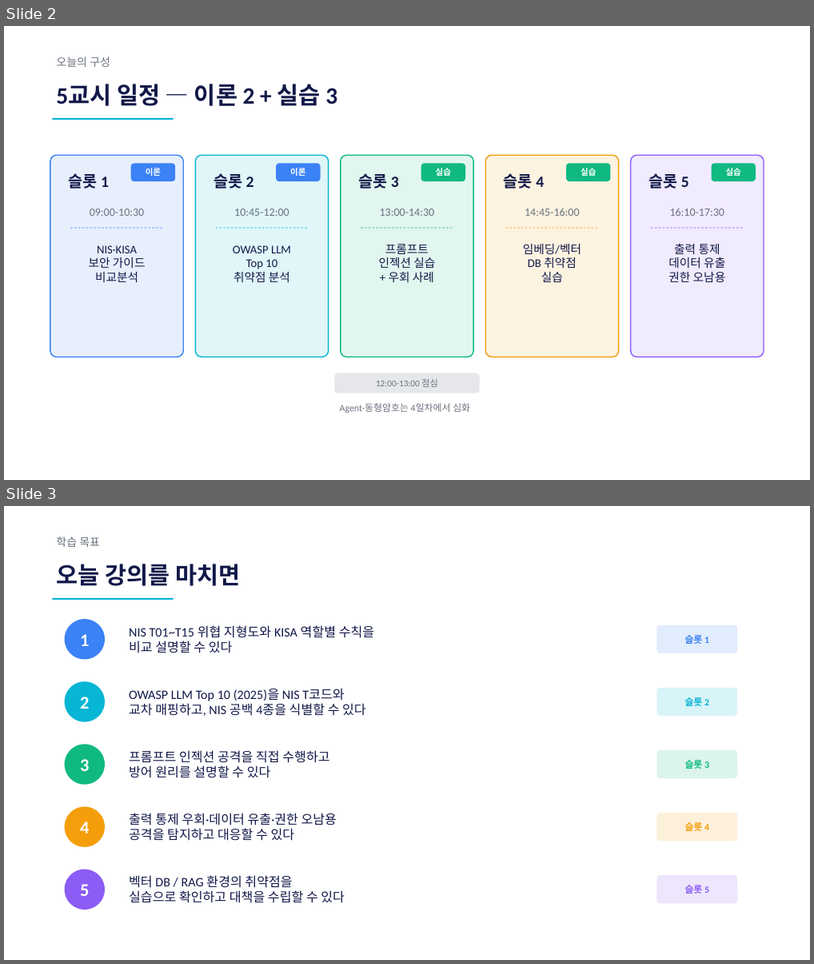
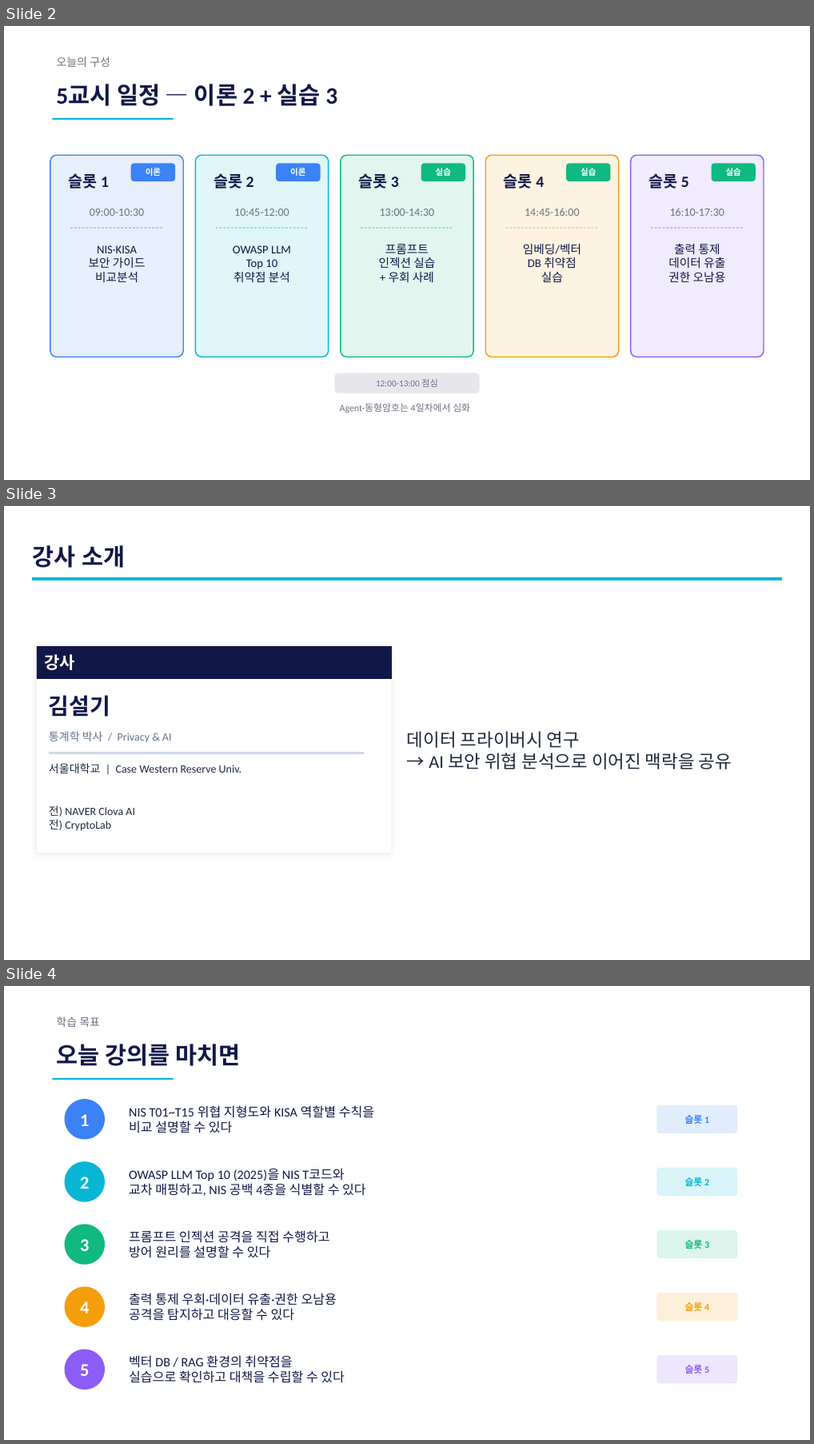
Before and after one commit to sulgik/security-workshop, a slide deck: ws01/class/3일차_1.pptx. Shown one above the other, each under a label of ours: slides 2 and 3 before the commit, slides 2, 3 and 4 after it. The pictures are 814x964 and 814x1444 pixels, drawn with LibreOffice and Linux fonts; fonts in the diff are those of the drawing. Boxes give left, top, right and bottom in pixels: in the first picture for what was removed or moved away, otherwise in the second. Text is boxed around its words. In the diff, an @@ line names an element or a change of style, - is before the commit and + after.

```diff
--- a/ws01/class/3일차_1.pptx
+++ b/ws01/class/3일차_1.pptx
@@ slide 3 added at bbox=[4, 506, 810, 960], background #FFFFFF @@
@@ text added at bbox=[32, 545, 126, 568], 42 pt, text #111848, bold @@
+강사 소개
@@ rectangle added at bbox=[32, 577, 782, 580], fill #06B6D4, outline #06B6D4 1 pt @@
@@ rectangle added at bbox=[37, 646, 391, 852], fill #FFFFFF @@
@@ rectangle added at bbox=[37, 646, 391, 679], fill #111848, outline #111848 1 pt @@
@@ text added at bbox=[44, 654, 75, 670], 30 pt, text #FFFFFF, bold @@
+강사
@@ text added at bbox=[49, 695, 110, 716], 40 pt, text #111848, bold @@
+김설기
@@ text added at bbox=[49, 731, 172, 742], 20 pt, text #64748B @@
+통계학 박사 / Privacy & AI
@@ text added at bbox=[407, 731, 732, 769], 32 pt, text #1E293B @@
+데이터 프라이버시 연구
+→ AI 보안 위협 분석으로 이어진 맥락을 공유
@@ rectangle added at bbox=[49, 752, 363, 753], fill #D0D9E8, outline #D0D9E8 1 pt @@
@@ text added at bbox=[49, 763, 242, 773], 20 pt, text #1E293B @@
+서울대학교 | Case Western Reserve Univ.
@@ text added at bbox=[49, 805, 135, 831], 20 pt, text #1E293B @@
+전) NAVER Clova AI
+전) CryptoLab
@@ what was slide 3 is now slide 4 @@
```
Also in this commit, not shown: 2 slides changed.
